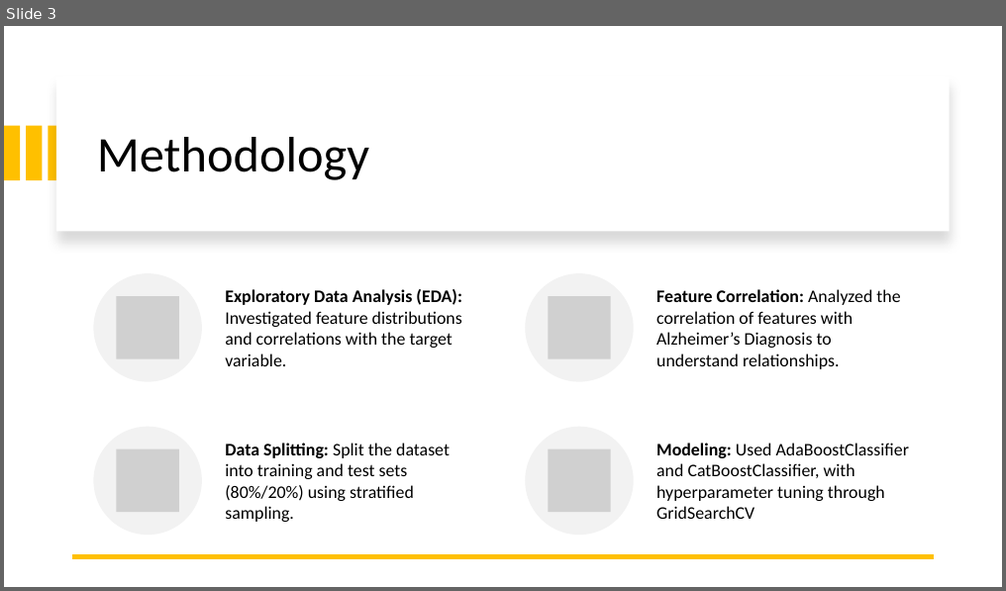
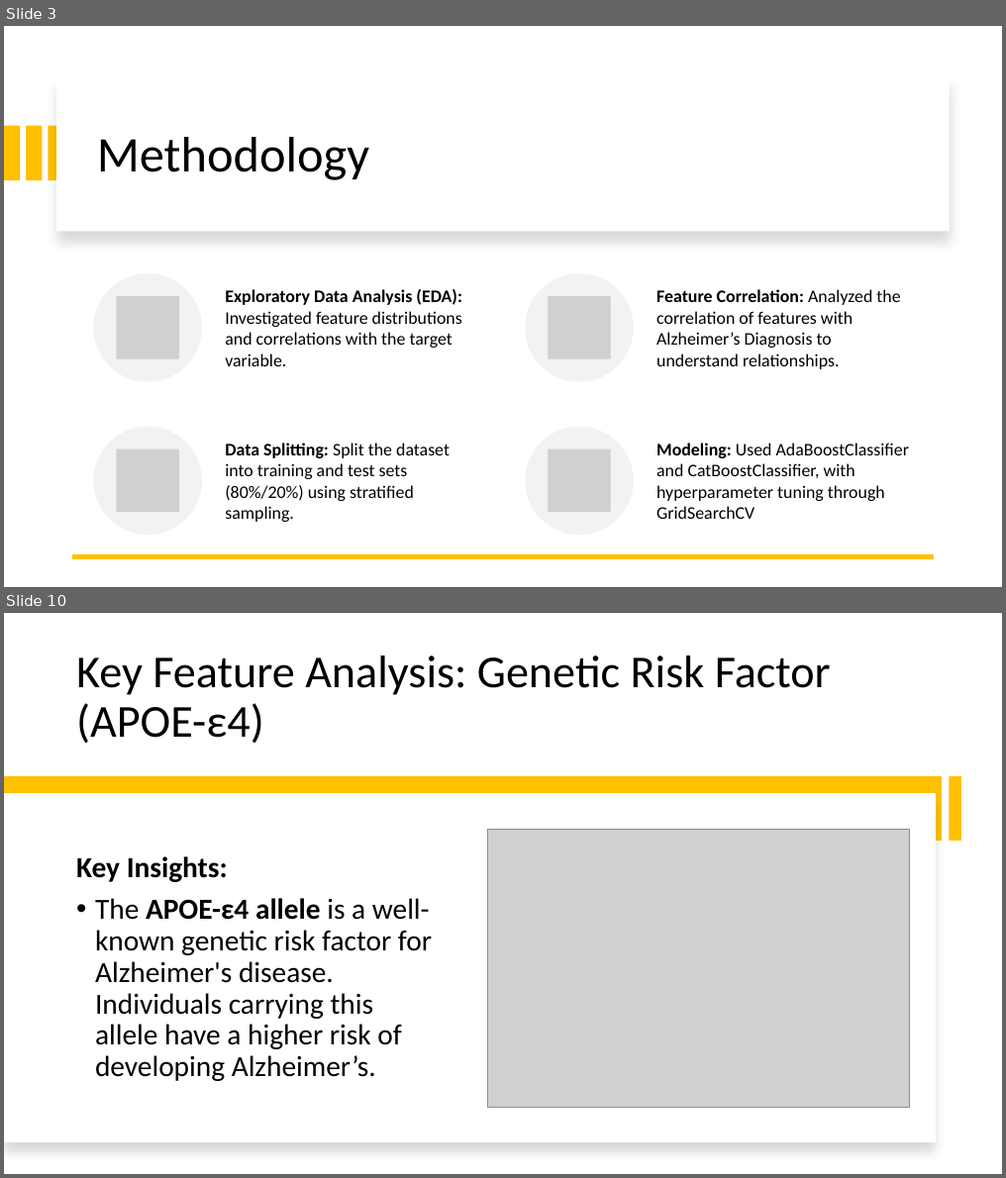
Before and after one commit to ileontios03/EPL448_Project, a slide deck: presentation.pptx. Shown one above the other, each under a label of ours: slide 3 before the commit, slides 3 and 10 after it; the slides between them are not shown. The pictures are 1006x591 and 1006x1178 pixels, drawn with LibreOffice and Linux fonts; fonts in the diff are those of the drawing; grey boxes stand for pictures. Boxes give left, top, right and bottom in pixels: in the first picture for what was removed or moved away, otherwise in the second. Text is boxed around its words. In the diff, an @@ line names an element or a change of style, - is before the commit and + after.

```diff
--- a/presentation.pptx
+++ b/presentation.pptx
@@ slide 10 added at [4,613,1002,1174], background #FFFFFF @@
@@ title added at [76,656,831,744], 44 pt, text #000000 @@
+Key Feature Analysis: Genetic Risk Factor (APOE-ε4)
@@ rectangle added at [4,777,943,841], fill #FFC000 @@
@@ rectangle added at [948,777,961,841], fill #FFC000 @@
@@ rectangle added at [4,793,936,1143], fill #FFFFFF @@
@@ picture added at [487,830,909,1108] @@
@@ text added at [76,857,432,1081], 28 pt, text #000000 @@
+Key Insights:
+• The APOE-ε4 allele is a well-known genetic risk factor for Alzheimer's disease. Individuals carrying this allele have a higher risk of developing Alzheimer’s.
```
Also in this commit, not shown: 3 slides changed, 4 other slides added, 6 other files.
